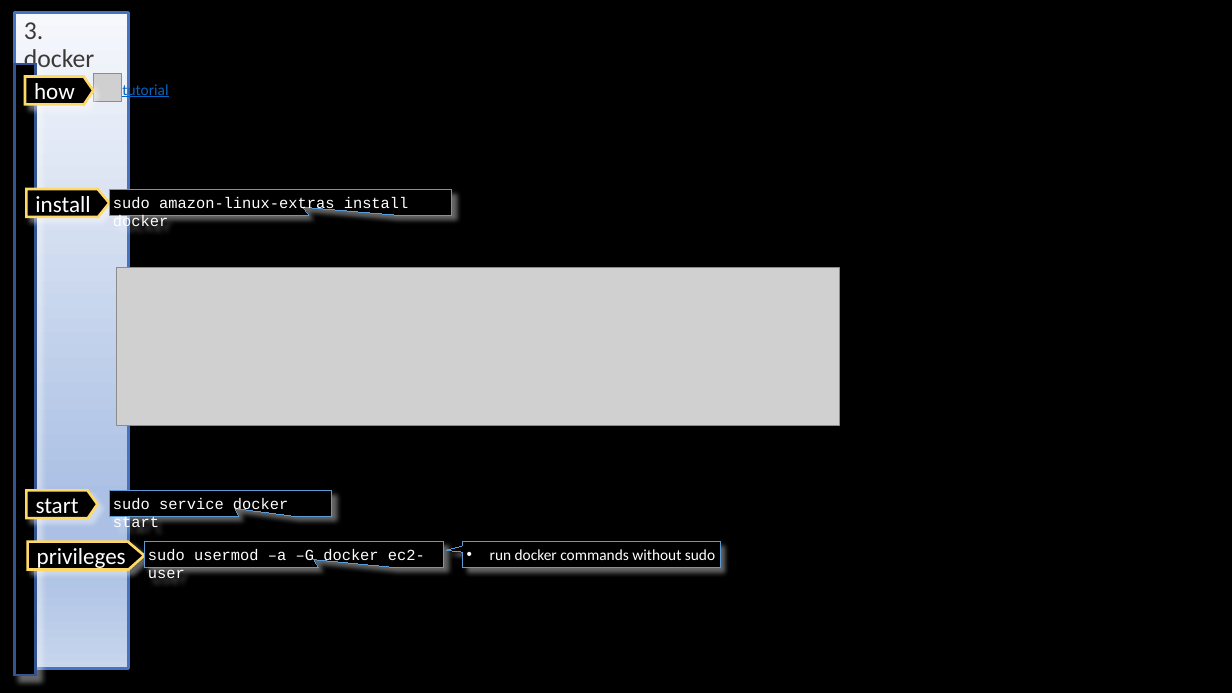
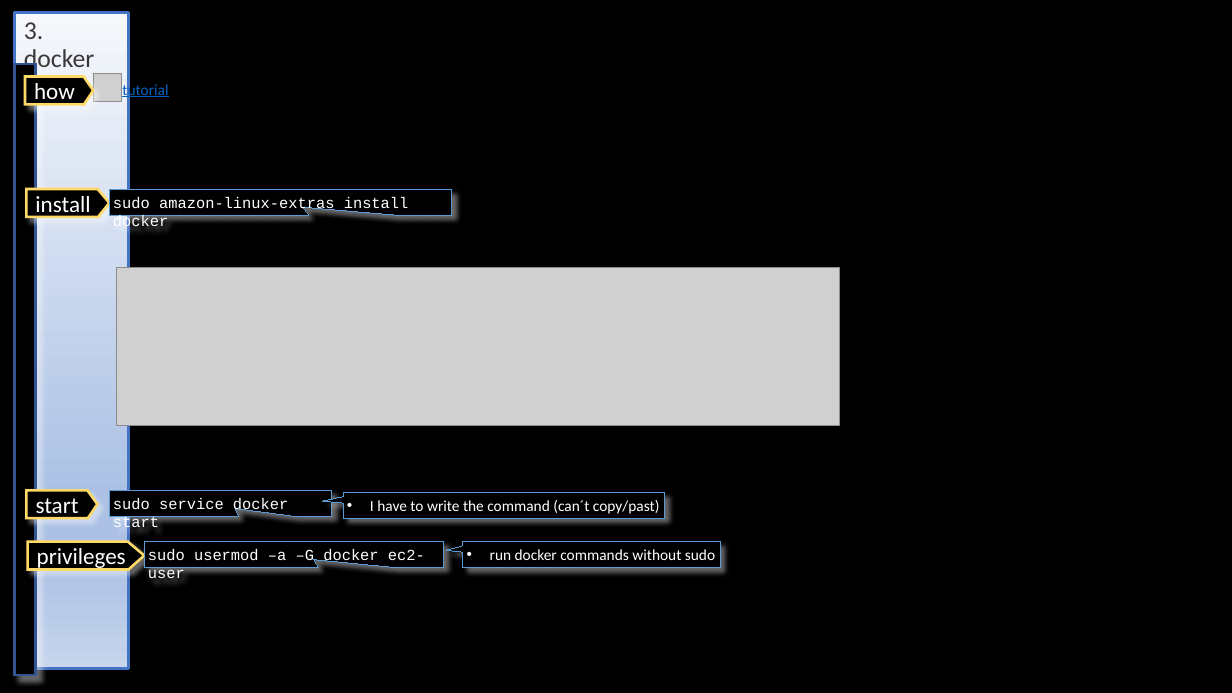
Before and after one commit to 1010836/portfolio, a slide deck: slide 11 of docker/aws/docker_aws.pptx. Drawn at 1232x693 pixels with LibreOffice and Linux fonts; fonts in the diff are those of the drawing; grey boxes stand for pictures. Boxes give left, top, right and bottom in pixels: in the first picture for what was removed or moved away, otherwise in the second. Text is boxed around its words. In the diff, an @@ line names an element or a change of style, - is before the commit and + after.

```diff
--- a/docker/aws/docker_aws.pptx
+++ b/docker/aws/docker_aws.pptx
@@ speech box added at box(344, 493, 665, 518), fill #000000, outline #5B9BD5 0.75 pt, 12 pt, text #FFFFFF @@
+• I have to write the command (can´t copy/past)
```
Also in this commit, not shown: 2 other slides changed.
